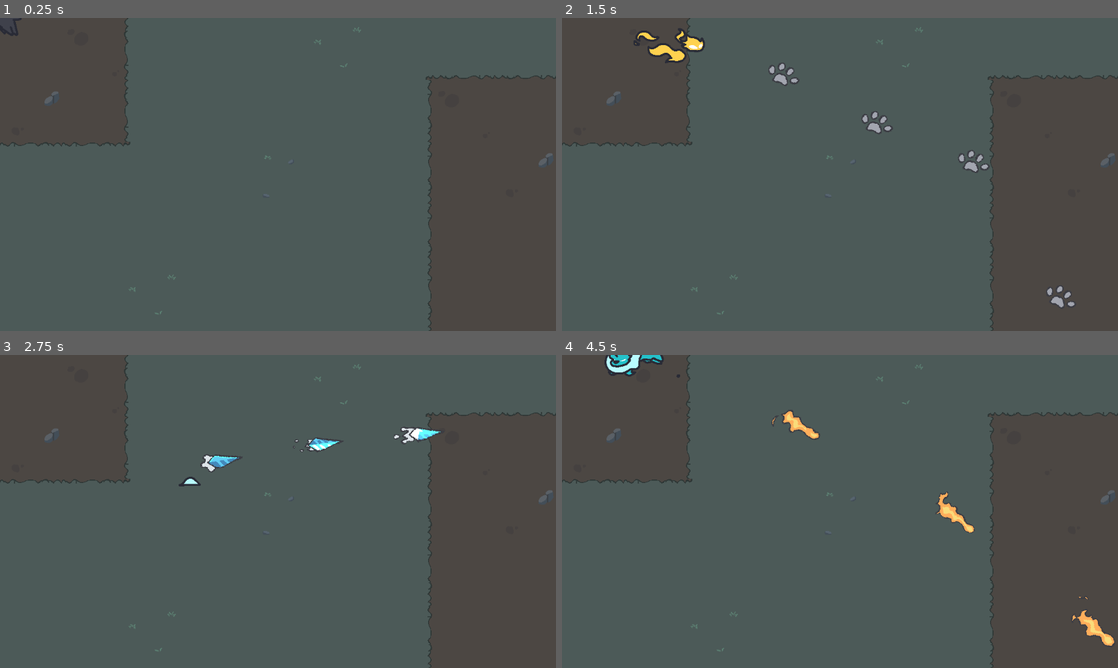
Above: before the commit, frames 1-4 (two rows, left to right).
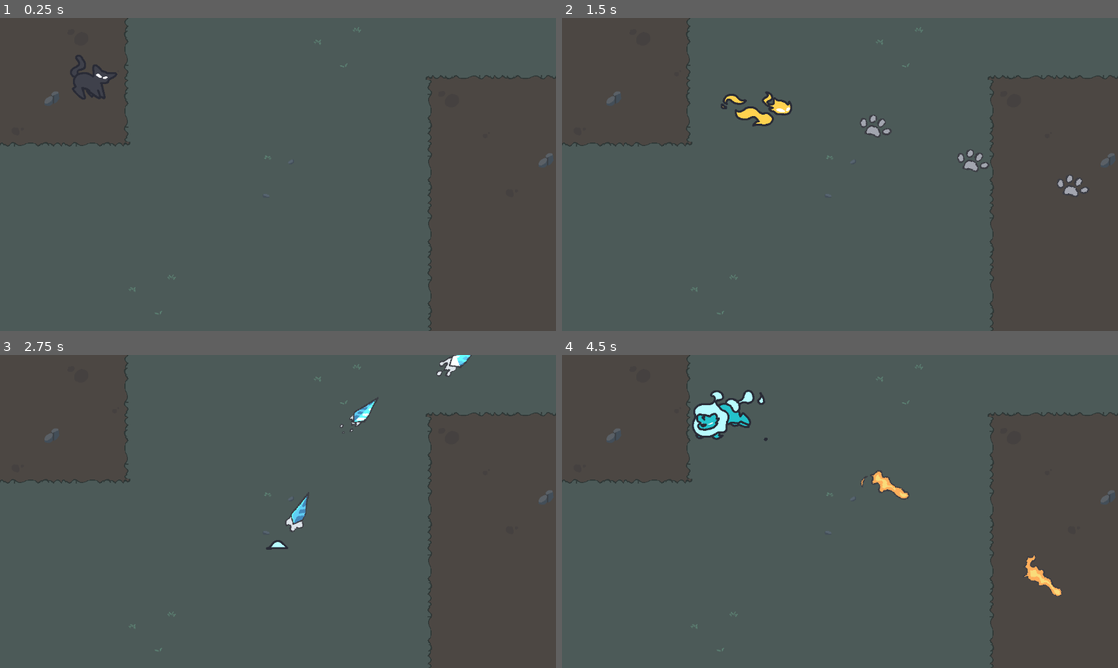
Above: after the commit, the same moments.

Repository: unformat14n/guayaba_first_project
Game: Godot game, scene res://scenes/testing.tscn
Same seed, same stepped clock (60 frames per second), same inputs: the game is played once before the commit and once after it. The project has no main scene, so this scene is started directly.
Inputs (mouse positions are in pixels of both pictures, inside the frame that each line leads up to):
- Up to frame 1 (0.25 s): no input
- Up to frame 2 (1.5 s): move the mouse to (962, 158) at 0.52 s; hold D (right) 0.53-1.28 s; hold 1 0.53-1.28 s; move the mouse to (728, 190) at 1.27 s; hold S (down) from 1.28 s (still down); tap 2 at 1.35 s
- Up to frame 3 (2.75 s): move the mouse to (333, 442) at 2.02 s; release S (down) at 2.03 s; hold D (right) from 2.03 s (still down); hold 3 from 2.03 s (still down)
- Up to frame 4 (4.5 s): move the mouse to (812, 574) at 2.77 s; release D (right) at 2.78 s; release 3 at 2.78 s; hold W (up) 2.78-3.53 s; tap 1 at 2.85 s; move the mouse to (1006, 558) at 3.52 s; hold 2 3.53-4.28 s; hold A (left) from 3.53 s (still down); move the mouse to (673, 464) at 4.27 s; tap 3 at 4.35 s

The runs differ from the first frame. In frame 1, 0.3% of the frame differs, in the area x 0-22%, y 0-26%; in frame 2, 1.9%; in frame 3, 1.4%; in frame 4, 2.9%, in the area x 7-100%, y 0-93%.

Commit message:
No me acuerdo que hice xd

Diff:
--- a/scenes/player.tscn
+++ b/scenes/player.tscn
@@ -140,6 +140,7 @@
 }
 
 [node name="player" type="CharacterBody2D"]
+position = Vector2(181, 131)
 script = ExtResource("1_2yd7j")
 
 [node name="Sprite2D" type="Sprite2D" parent="."]
